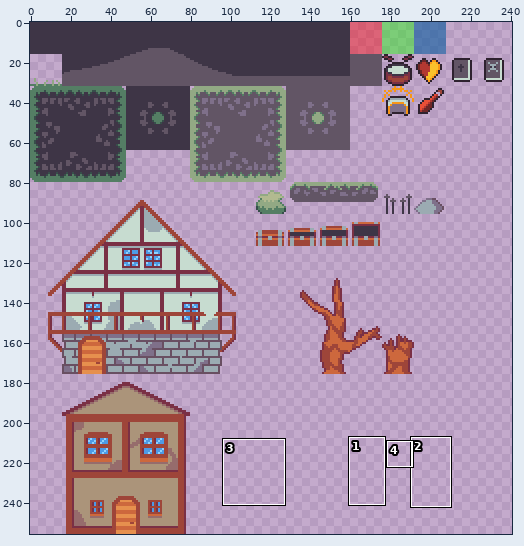
File history of a sprite sheet, Assets/Maps/tileset.png. Above, an overview of the earlier version with the close-up marked.
Close-up. Before:
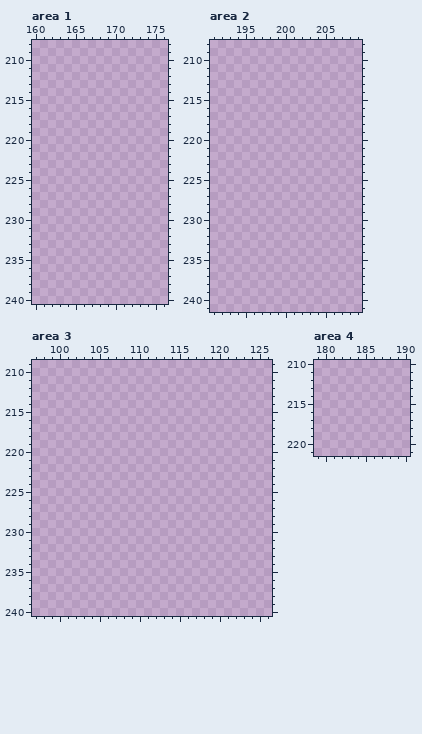
The file is 256x256 pixels. Pixels under 10% opacity are left out. Shown: area 1: x 160..176, y 208..240; area 2: x 191..209, y 208..241; area 3: x 97..126, y 209..240; area 4: x 179..190, y 210..221. The wide view leaves out empty margins. The commit also changed other parts of the picture, which this record leaves out.
The same view after the edit:
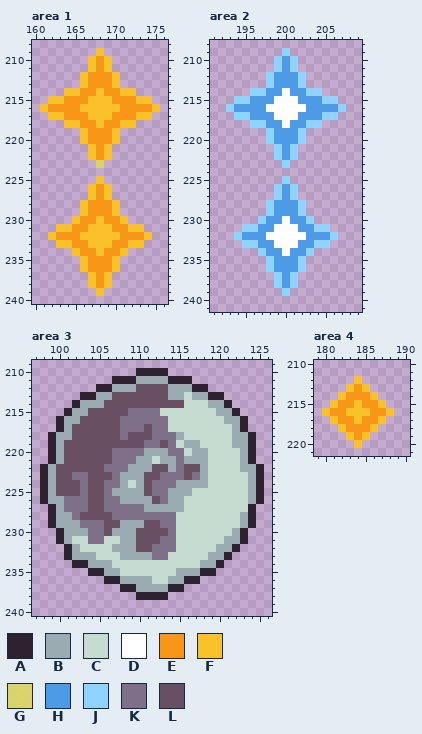
Palette (. is transparent): A #2e222f  B #9babb2  C #c7dcd0  D #ffffff  E #f79617  F #f9c22b  G #dbd469fb  H #4d9be6  J #8fd3ff  K #7f708a  L #694f62
Change:
Changed rows in their new state; - is an unchanged pixel.
Area 1:
first column x 161:
209 -------F-------
210 ------FEF------
211 ------FEF------
212 -----FEEEF-----
213 -----FEEEF-----
214 ---FFEEFEEFF---
215 -FFEEEFFFEEEFF-
216 FEEEEFFFFFEEEEF
217 -FFEEEFFFEEEFF-
218 ---FFEEFEEFF---
219 -----FEEEF-----
220 -----FEEEF-----
221 ------FEF------
222 ------FEF------
223 -------G-------
225 -------F-------
226 ------FEF------
227 ------FEF------
228 -----FEEEF-----
229 -----FEEEF-----
230 ----FEEFEEF----
231 --FFEEFFFEEFF--
232 -FEEEFFFFFEEEF-
233 --FFEEFFFEEFF--
234 ----FEEFEEF----
235 -----FEEEF-----
236 -----FEEEF-----
237 ------FEF------
238 ------FEF------
239 -------F-------
Area 2:
first column x 193:
209 -------J-------
210 ------JHJ------
211 ------JHJ------
212 -----JHHHJ-----
213 -----JHHHJ-----
214 ---JJHHDHHJJ---
215 -JJHHHDDDHHHJJ-
216 JHHHHDDDDDHHHHJ
217 -JJHHHDDDHHHJJ-
218 ---JJHHDHHJJ---
219 -----JHHHJ-----
220 -----JHHHJ-----
221 ------JHJ------
222 ------JHJ------
223 -------J-------
225 -------J-------
226 ------JHJ------
227 ------JHJ------
228 -----JHHHJ-----
229 -----JHHHJ-----
230 ----JHHDHHJ----
231 --JJHHDDDHHJJ--
232 -JHHHDDDDDHHHJ-
233 --JJHHDDDHHJJ--
234 ----JHHDHHJ----
235 -----JHHHJ-----
236 -----JHHHJ-----
237 ------JHJ------
238 ------JHJ------
239 -------J-------
Area 3:
first column x 98:
210 ------------AAAA------------
211 ---------AAABBBBAAA---------
212 -------AABBBLLLLBBBAA-------
213 -----AABBLLLLLLLBBCBBAA-----
214 ----ABBBLLLLLLLLLLCCCBBA----
215 ---ABBLLLLLKKKKCCCCCCCBBA---
216 --ABBLLLLLKKKKKKCCCCCCCBBA--
217 --ABLLLLLLKKKLKKCCCCCCCCBA--
218 -ABBLLLLLLKLLLKKKBCCCCCCBBA-
219 -ABLLLLLLLLLLKKLKCBBCCCCBBA-
220 -ABLLLLLLKKKKBBBKKCBBCCCCBA-
221 -ABLLLLLLKKKBBCBBKBBBCCCCBA-
222 ABLLLLLLKKKBBBLLBKLLBCCCCBBA
223 ABLLKKLLLKBBBLLKKKLKBCCCCCBA
224 ABLLLKLLKKBCBLKKKBBBBCCCCCBA
225 ABLLLKLLKBBBBLKKBBBCCCCCCCBA
226 ABBKKKLLKKBBBBLKBBCCCCCCCCBA
227 -ABKKKLLKKKKKBBBBBCCCCCCCCA-
228 -ABBKLLLLKKKKKKKKCCCCCCCCBA-
229 -ABBBKKKLLBBBLLKKCCCCCCCCBA-
230 --ABBBKKLBBBLLLLKCCCCCCCBA--
231 --ABCCKKCCBBLLLKKCCCCCCBBA--
232 ---ABCCCCBBBLLKKKCCCCCBBA---
233 ---ABBBCCCBBBBKKCCCCCBBA----
234 ----AABBBCCCCCCCCCCCBBA-----
235 ------AABBCCCCCCCBBBAA------
236 --------AABBBBCCBBAA--------
237 ----------AABBBBAA----------
238 ------------AAAA------------
Area 4:
first column x 180:
212 ----F----
213 ---FEF---
214 --FEEEF--
215 -FEEFEEF-
216 FEEFFFEEF
217 -FEEFEEF-
218 --FEEEF--
219 ---FEF---
220 ----F----
